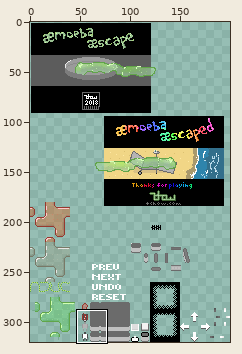
File history of a sprite sheet, tiles.png. The first picture is a wide view before the edit; the outline marks the close-up.
Close-up. Earlier state:
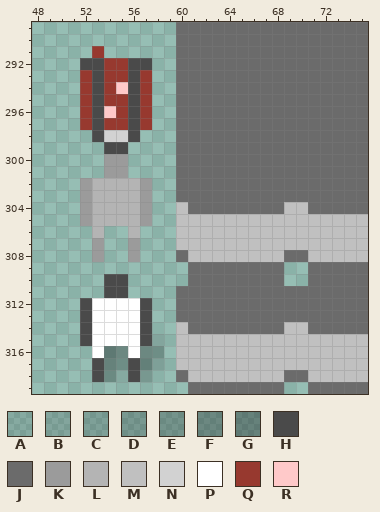
The file is 200x320 pixels. Pixels under 10% opacity are left out. Colours within 5 levels of each other are drawn and written as one. Shown: x 48..75, y 289..319.
Palette (. is transparent): A #0000001b  B #00000021  C #00000028  D #00000033  E #0000003a  F #00000048  G #00000051  H #4a4a4a  J #6b6b6b  K #9b9b9b  L #b4b4b4  M #c0c0c0  N #d2d2d2  P #ffffff  Q #97392f  R #ffc9c9
Pixels before, first column x 52:
289 ........JJJJJJJJJJJJJJJJ
290 ........JJJJJJJJJJJJJJJJ
291 .Q......JJJJJJJJJJJJJJJJ
292 HHQQHH..JJJJJJJJJJJJJJJJ
293 QHQQHQ..JJJJJJJJJJJJJJJJ
294 QHQRHQ..JJJJJJJJJJJJJJJJ
295 QHQQHQ..JJJJJJJJJJJJJJJJ
296 QHRQHQ..JJJJJJJJJJJJJJJJ
297 QHQQHQ..JJJJJJJJJJJJJJJJ
298 .HNNH...JJJJJJJJJJJJJJJJ
299 ..HH....JJJJJJJJJJJJJJJJ
300 ..KK....JJJJJJJJJJJJJJJJ
301 ..KK....JJJJJJJJJJJJJJJJ
302 KLLLLK..JJJJJJJJJJJJJJJJ
303 KLLLLK..JJJJJJJJJJJJJJJJ
304 KLLLLK..MJJJJJJJJMMJJJJJ
305 KLLLLK..MMMMMMMMMMMMMMMM
306 .L..L...MMMMMMMMMMMMMMMM
307 .K..K...MMMMMMMMMMMMMMMM
308 .K..K...JMMMMMMMMJJMMMMM
309 .........JJJJJJJJ..JJJJJ
310 ..HH.....JJJJJJJJ..JJJJJ
311 ..HH....JJJJJJJJJJJJJJJJ
312 HPPPPH..JJJJJJJJJJJJJJJJ
313 HPPPPH..JJJJJJJJJJJJJJJJ
314 HPPPPH..MJJJJJJJJMMJJJJJ
315 HPPPPHB.MMMMMMMMMMMMMMMM
316 .PGFPFD.MMMMMMMMMMMMMMMM
317 .HGDHFC.MMMMMMMMMMMMMMMM
318 .HEAHD..JMMMMMMMMJJMMMMM
319 .........JJJJJJJJ..JJJJJ
After the commit:
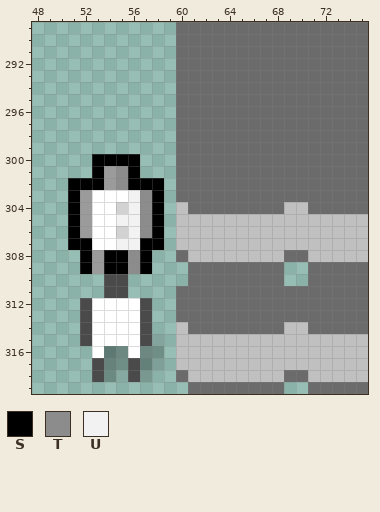
Colours new in this view: S #000000  T #8c8c8c  U #f2f2f2
What changed:
{"y":291,"x":53,"old":"Q","new":"."}
{"y":292,"x":52,"old":"HHQQHH","new":"......"}
{"y":293,"x":52,"old":"QHQQHQ","new":"......"}
{"y":294,"x":52,"old":"QHQRHQ","new":"......"}
{"y":295,"x":52,"old":"QHQQHQ","new":"......"}
{"y":296,"x":52,"old":"QHRQHQ","new":"......"}
{"y":297,"x":52,"old":"QHQQHQ","new":"......"}
{"y":298,"x":53,"old":"HNNH","new":"...."}
{"y":299,"x":54,"old":"HH","new":".."}
{"y":300,"x":53,"old":".KK.","new":"SSSS"}
{"y":301,"x":53,"old":".","new":"S"}
{"y":301,"x":55,"old":"K.","new":"TS"}
{"y":302,"x":51,"old":".KLLLLK.","new":"SSSKTSSS"}
{"y":303,"x":51,"old":".","new":"S"}
{"y":303,"x":53,"old":"LLLLK.","new":"PPPUTS"}
{"y":304,"x":51,"old":".","new":"S"}
{"y":304,"x":53,"old":"LLLLK.","new":"PPNUTS"}
{"y":305,"x":51,"old":".","new":"S"}
{"y":305,"x":53,"old":"LLLLK.","new":"PPUUTS"}
{"y":306,"x":51,"old":"..L..L..","new":"SKPPNUTS"}
{"y":307,"x":51,"old":"..K..K..","new":"SSPPUUSS"}
{"y":308,"x":52,"old":".","new":"S"}
{"y":308,"x":54,"old":"..K.","new":"SSTS"}
{"y":309,"x":52,"old":"......","new":"SKSSTS"}
{"label":"changed","picture_box":[68,46,164,274]}
